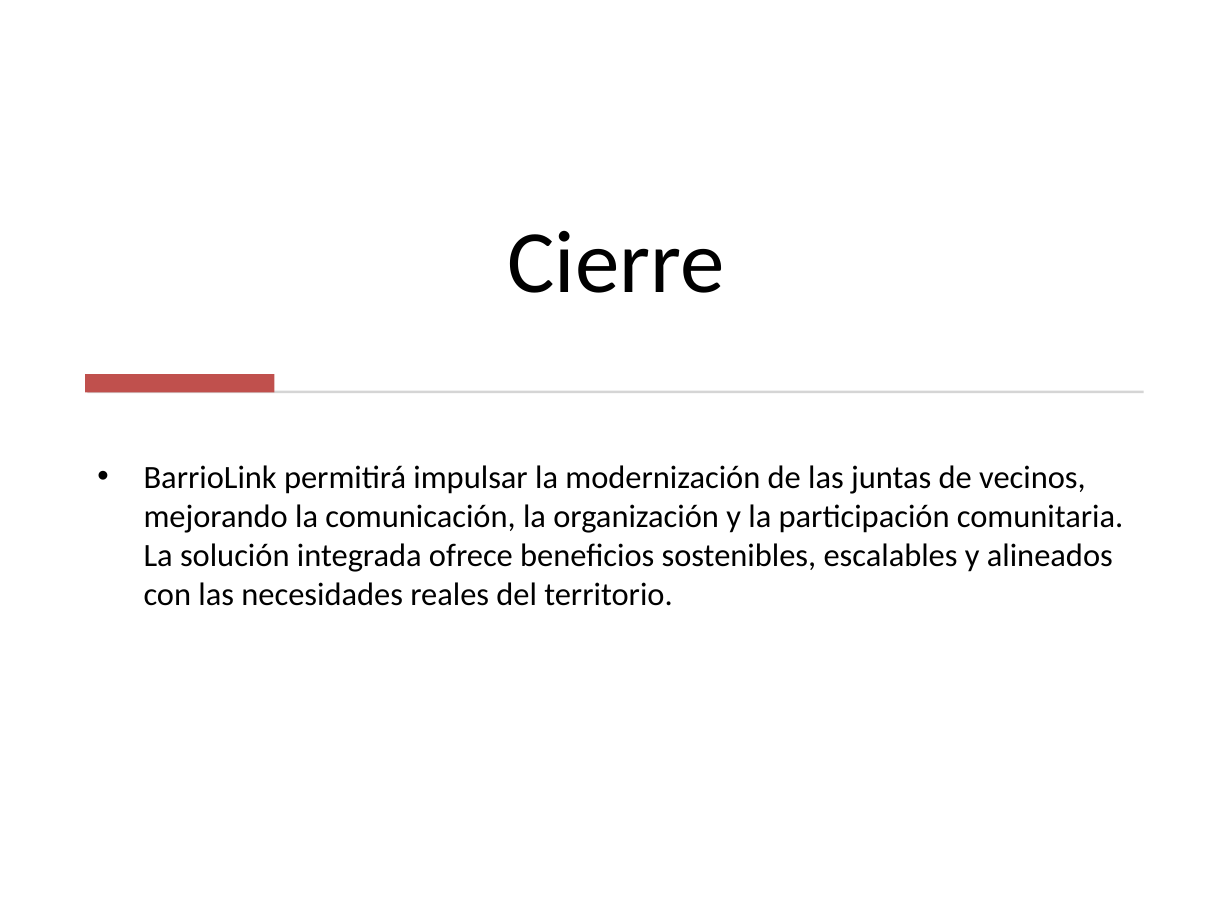
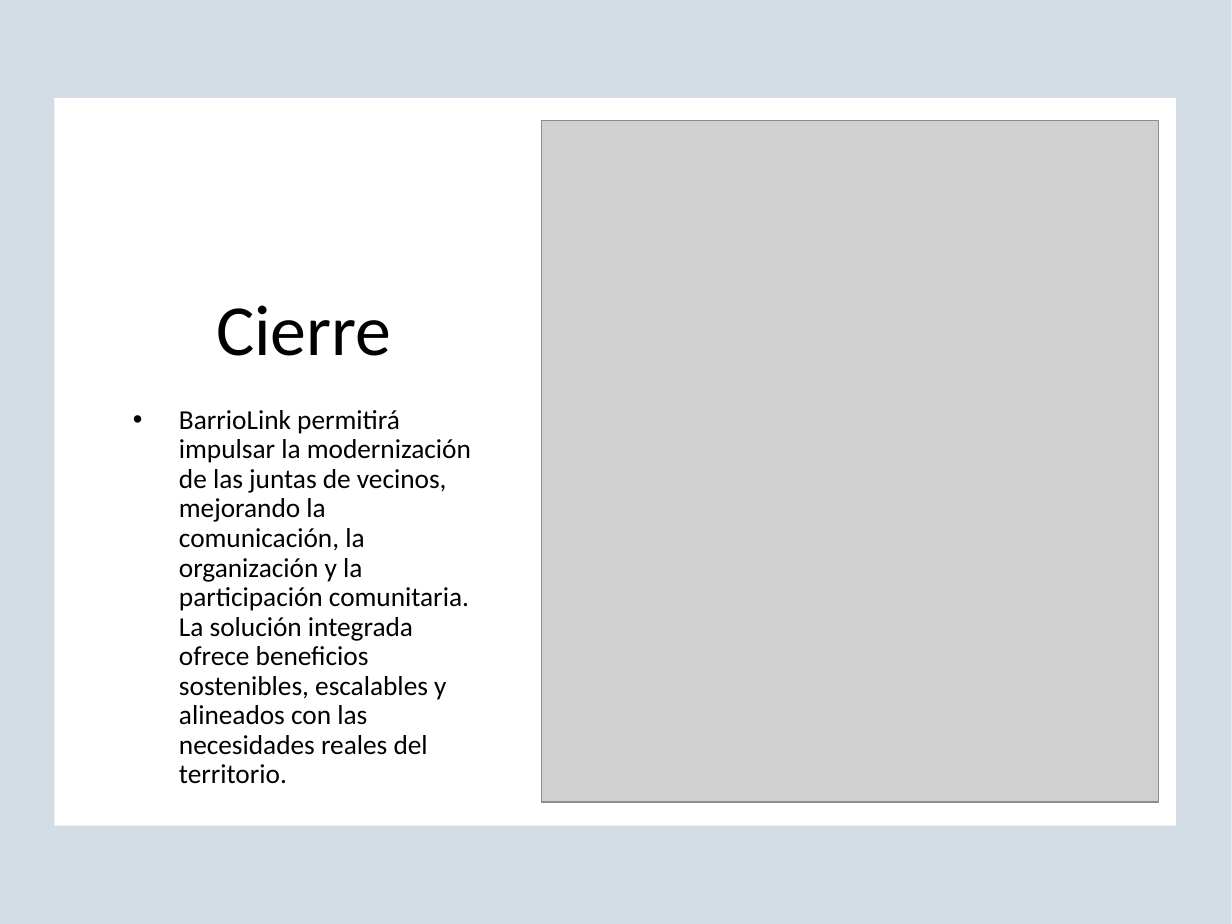
Before and after one commit to DalizC/PTY4614, a slide deck: slide 14 of Equipo 09/Fase 2/Evidencias Proyecto/Presentacion.pptx. Drawn at 1232x924 pixels with LibreOffice and Linux fonts; fonts in the diff are those of the drawing; grey boxes stand for pictures; background and template pictures are left out. Boxes give left, top, right and bottom in pixels: in the first picture for what was removed or moved away, otherwise in the second. Text is boxed around its words. In the diff, an @@ line names an element or a change of style, - is before the commit and + after.

```diff
--- a/Equipo 09/Fase 2/Evidencias Proyecto/Presentacion.pptx
+++ b/Equipo 09/Fase 2/Evidencias Proyecto/Presentacion.pptx
@@ rectangle added at <box>0,0,1232,924</box>, fill #EEECE1 at 50% opacity @@
@@ rectangle added at <box>0,0,1232,924</box>, fill #4F81BD at 20% opacity @@
@@ rectangle: place and size @@
-rectangle at <box>87,391,1143,393</box>
+rectangle at <box>54,99,1175,827</box>
@@ rectangle at <box>54,99,1175,827</box>: fill #D5D5D5 to #FFFFFF @@
@@ title "Cierre": place and size @@
-title "Cierre" at <box>507,231,724,293</box>
+title "Cierre" at <box>216,305,391,356</box>
@@ title "Cierre" at <box>216,305,391,356</box>: size 52 to 42 pt @@
@@ picture added at <box>542,121,1159,802</box> @@
@@ rectangle removed at <box>85,375,275,393</box> @@
@@ text "BarrioLink permitirá impulsar la modernización ...": place and size @@
-text "BarrioLink permitirá impulsar la modernización ..." at <box>144,465,1123,606</box>
+text "BarrioLink permitirá impulsar la modernización ..." at <box>179,410,471,784</box>
@@ text "BarrioLink permitirá impulsar la modernización ..." at <box>179,410,471,784</box>: size 19 to 16 pt; line spacing 1 to 0.9 @@
```
Also in this commit, not shown: 6 other slides changed, 2 other files.
